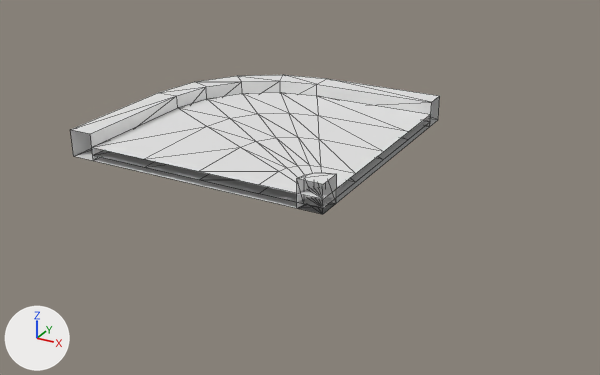
The glTF model static/block/curve/1.glb as it was, and as the next commit left it.
Rendered twice from a 50 mm camera at (7.69, -12.66, 5.44) aimed at (1.57, -1.53, -0.13). The lights are fixed; the arrows at lower left show +X, +Y and +Z. Mesh edges are drawn as thin lines.

Script lines for the objects in view, before the commit:
```python
me_plane_009 = bpy.data.meshes.new('Plane.009')
me_plane_009.from_pydata(...)  # 58 vertices, 96 faces; spans x -2.05..2.5, y -2.5..2.05, z 0.1..0.25
me_plane_084 = bpy.data.meshes.new('Plane.084')
me_plane_084.from_pydata(...)  # 28 vertices, 48 faces; spans x -2.5..2.5, y -2.5..2.5, z 0.0..0.5
me_plane_086 = bpy.data.meshes.new('Plane.086')
me_plane_086.from_pydata(...)  # 16 vertices, 24 faces; spans x -2.05..2.5, y -2.5..2.05, z 0.0..0.1
ob_convexhull_0_slab = bpy.data.objects.new('convexHull_0_slab', me_plane_009)
ob_convexhull_0_slab.location = (0.0, 0.0, 0.0)
ob_convexhull_0_wall_002 = bpy.data.objects.new('convexHull_0_wall.002', me_plane_086)
ob_convexhull_0_wall_002.location = (0.0, 0.0, 0.0)
ob_trimesh_0_wall = bpy.data.objects.new('trimesh_0_wall', me_plane_084)
ob_trimesh_0_wall.location = (0.0, 0.0, 0.0)
# also in view: 'convexHull_0_wall.001' at (2.27, -2.27, 0.25)
```
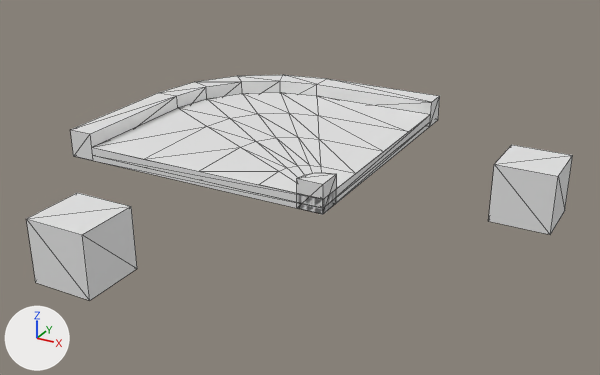
What differs and where, as boxes (x1, y1, x2, y2) in the pictures (600 x 375 px):
'slot.001', added
    after: (26, 193, 137, 300)
'cap', added
    after: (71, 96, 440, 214)
'slot', added
    after: (489, 145, 573, 235)
'convexHull_0_wall.002', unchanged, covered by the edit
    before: (93, 121, 430, 214)

Edits to the bpy script that builds the scene:
```text
Add me_cube_001:
    me_cube_001.from_pydata(...)  # a box spanning x -0.5..0.5, y -0.5..0.5, z -0.5..0.5
Add me_plane_002:
    me_plane_002.from_pydata(...)  # 23 vertices, 16 faces; spans x -2.5..2.5, y -2.5..2.5, z 0.0..0.5
Add ob_slot:
    ob_slot = bpy.data.objects.new('slot', me_cube_001)
    ob_slot.location = (5.0, 0.0, 0.0)
Add ob_slot_001:
    ob_slot_001 = bpy.data.objects.new('slot.001', me_cube_001.copy())
    ob_slot_001.location = (0.0, -5.0, 0.0)
Add ob_cap:
    ob_cap = bpy.data.objects.new('cap', me_plane_002)
    ob_cap.location = (0.0, 0.0, 0.0)
```
